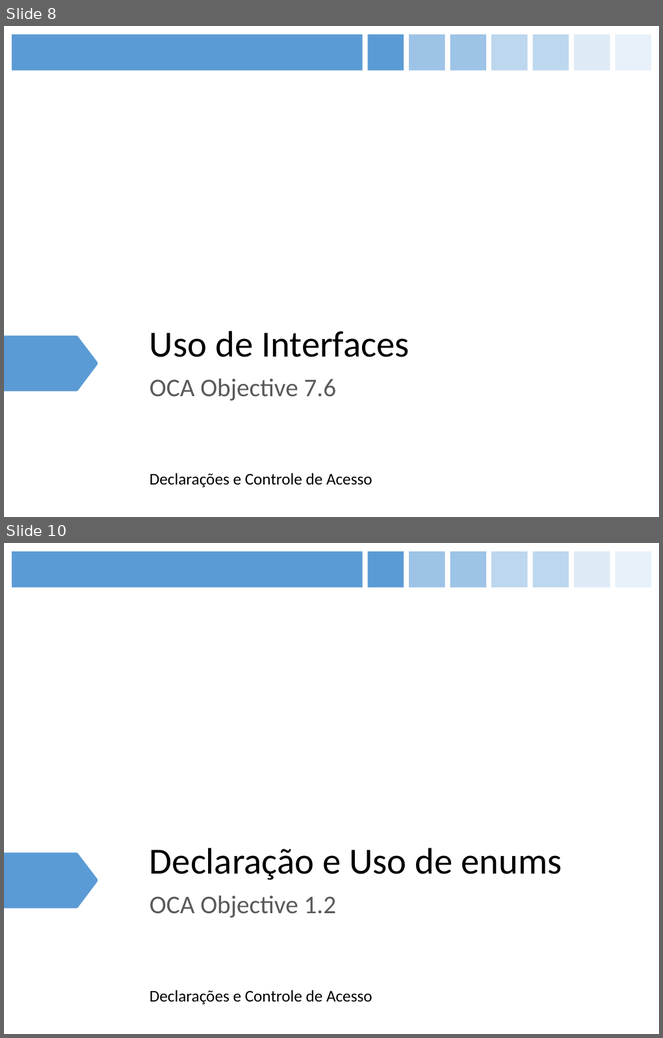
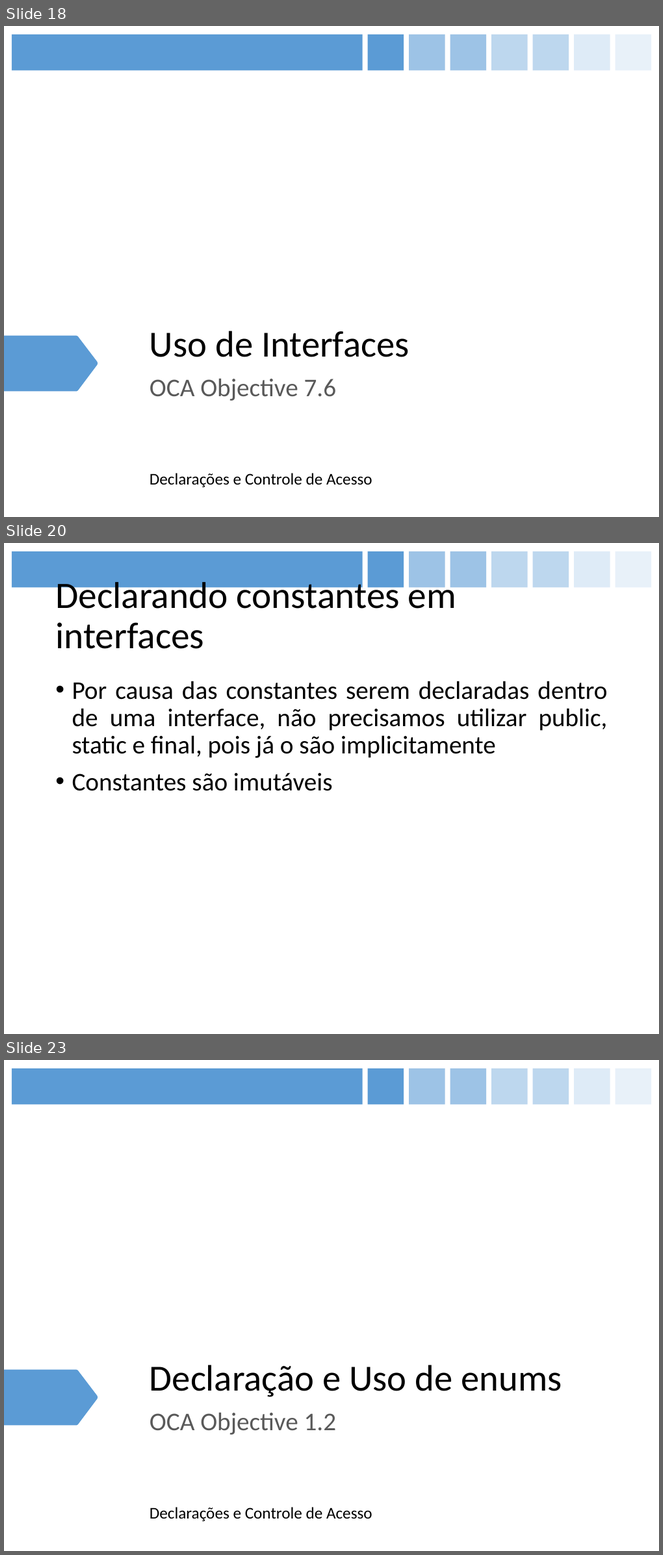
Before and after one commit to figueiredojrr/treinamentoJavaSeOcaAgosto, a slide deck: OCA.pptx. Shown one above the other, each under a label of ours: slides 8 and 10 before the commit, slides 18, 20 and 23 after it; the slides between them are not shown. The pictures are 663x1038 and 663x1555 pixels, drawn with LibreOffice and Linux fonts; fonts in the diff are those of the drawing. Boxes give left, top, right and bottom in pixels: in the first picture for what was removed or moved away, otherwise in the second. Text is boxed around its words. In the diff, an @@ line names an element or a change of style, - is before the commit and + after.

```diff
--- a/OCA.pptx
+++ b/OCA.pptx
@@ slide 20 added at (4,543,659,1034), background #FFFFFF; not listed: 8 template elements that a slide beside it also shows @@
@@ title added at (55,577,456,649), 41 pt, text #000000 @@
+Declarando constantes em interfaces
@@ text added at (72,681,608,791), 28 pt, text #000000 @@
+• Por causa das constantes serem declaradas dentro de uma interface, não precisamos utilizar public, static e final, pois já o são implicitamente
+• Constantes são imutáveis
@@ what was slide 8 is now slide 18 @@
@@ what was slide 10 is now slide 23 @@
```
Also in this commit, not shown: 2 slides changed, 12 other slides added.
